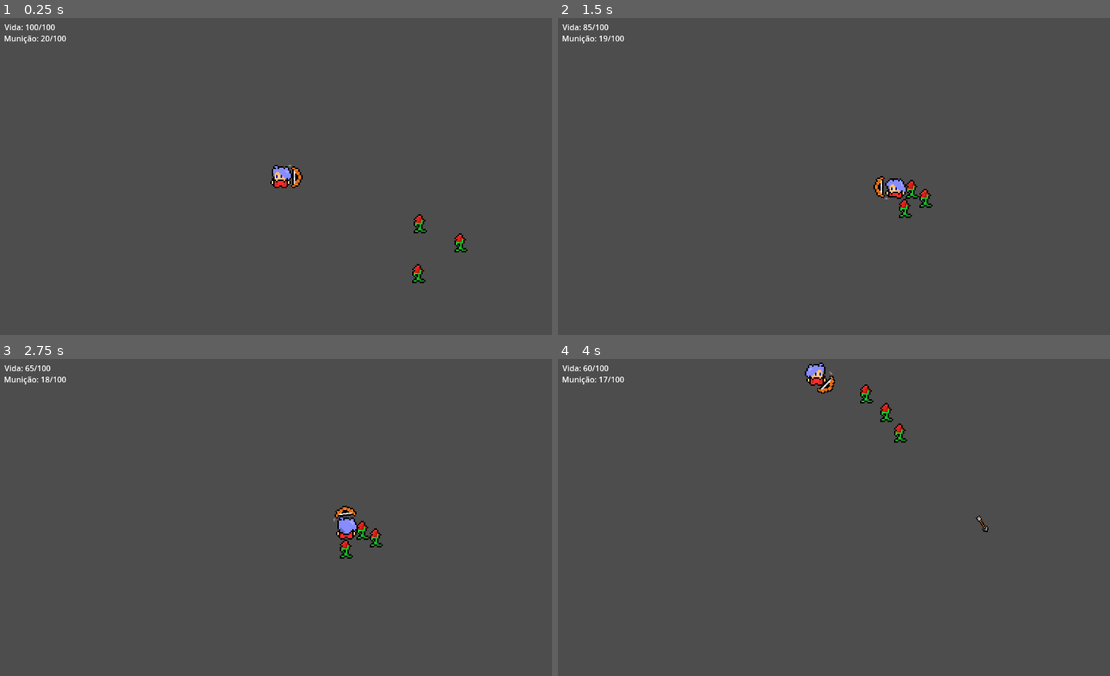
Above: before the commit, frames 1-4 (two rows, left to right).
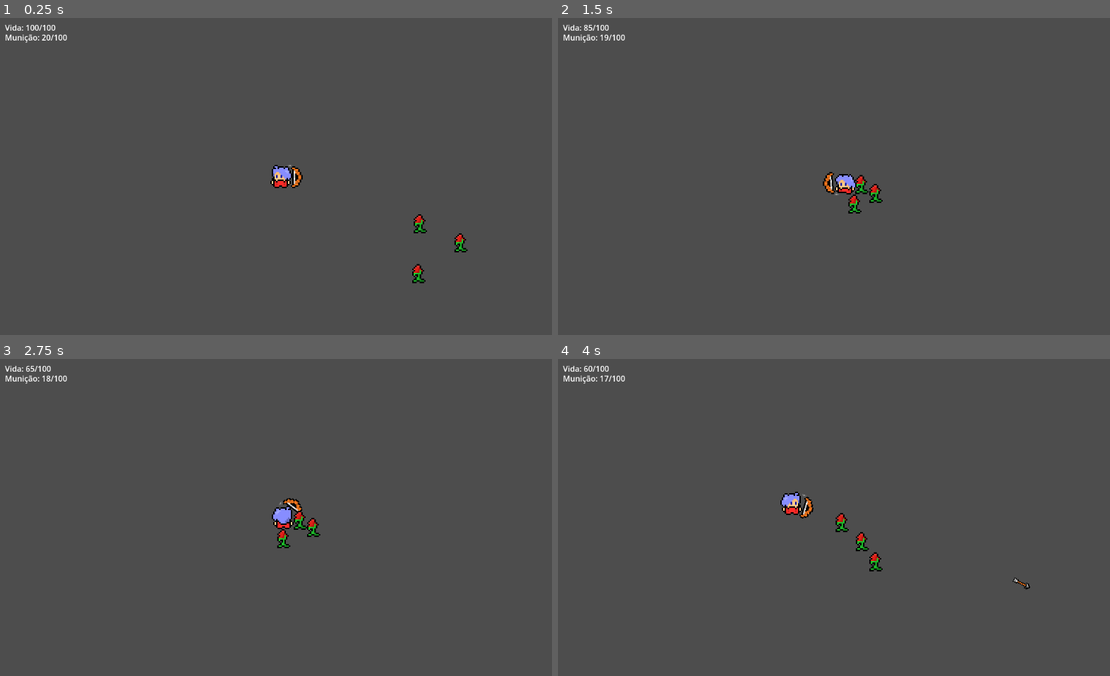
Above: after the commit, the same moments.

Repository: MalcolnLMR/the-legend-of-mari
Game: Godot game, scene res://main.tscn
Two runs of this game, one before a commit and one after it. Both use one fixed random seed, a clock stepped at 60 frames per second and the inputs below.
Inputs (mouse positions are in pixels of both pictures, inside the frame that each line leads up to):
- Up to frame 1 (0.25 s): no input
- Up to frame 2 (1.5 s): move the mouse to (960, 160) at 0.52 s; hold Right (move_right) 0.53-1.28 s; click (960, 160) at 0.6 s; move the mouse to (723, 192) at 1.27 s; hold S (move_down) from 1.28 s (still down); tap Shift (sprint) at 1.35 s
- Up to frame 3 (2.75 s): move the mouse to (336, 447) at 2.02 s; release S (move_down) at 2.03 s; hold Right (move_right) from 2.03 s (still down); click (336, 447) at 2.1 s
- Up to frame 4 (4 s): move the mouse to (811, 580) at 2.77 s; release Right (move_right) at 2.78 s; hold W (move_up) 2.78-3.53 s; tap Shift (sprint) at 2.85 s; move the mouse to (1005, 565) at 3.52 s; hold Left (move_left) from 3.53 s (still down); click (1005, 565) at 3.6 s

The runs differ from the first frame. In frame 1, 0.3% of the frame differs, in the area x 0-13%, y 2-9%; in frame 2, 1.4%; in frame 3, 1.5%; in frame 4, 1.6%, in the area x 0-86%, y 1-73%.

Commit message:
update GUI and create camera follows player

Diff:
--- /dev/null
+++ b/camera_2d.gd
@@ -0,0 +1,19 @@
+extends Camera2D
+
+@export var lerp_speed = 3.0
+@export var target: Node2D
+@export var _offset = Vector2.ZERO
+var gui
+
+func _ready() -> void:
+	target = get_tree().get_first_node_in_group("player")
+	gui = get_tree().get_first_node_in_group("gui")
+
+func _physics_process(delta):
+	if !target:
+		return
+
+	var target_xform = target.global_transform.translated_local(_offset)
+	global_transform = global_transform.interpolate_with(target_xform, lerp_speed * delta)
+
+	look_at(target.global_position)
--- a/gui.gd
+++ b/gui.gd
@@ -2,6 +2,7 @@
 
 @onready var health_label := $Health
 @onready var ammo_label := $Ammo
+@onready var camera
 
 func update_label():
 	health_label.text = "Vida: " +\
@@ -12,5 +13,11 @@
 	 str(PlayerVariables.ammo) +\
 	 "/" + str(PlayerVariables.max_ammo)
 
+func _ready() -> void:
+	camera = get_tree().get_first_node_in_group("camera")
+
 func _process(delta: float) -> void:
 	update_label()
+
+#func _physics_process(delta: float) -> void:
+	#position = camera.position
--- a/main.tscn
+++ b/main.tscn
@@ -1,7 +1,8 @@
-[gd_scene load_steps=3 format=3 uid="uid://cdfwcqt1476bx"]
+[gd_scene load_steps=4 format=3 uid="uid://cdfwcqt1476bx"]
 
 [ext_resource type="PackedScene" uid="uid://captb3qwmt6dl" path="res://Levels/level_01.tscn" id="1_0xm2m"]
 [ext_resource type="Script" uid="uid://dwbpndtvh8f87" path="res://gui.gd" id="1_ig7tw"]
+[ext_resource type="Script" uid="uid://blcvuvwd76vcb" path="res://camera_2d.gd" id="3_h2yge"]
 
 [node name="Main" type="Node"]
 
@@ -9,27 +10,35 @@
 
 [node name="level_01" parent="World" instance=ExtResource("1_0xm2m")]
 
-[node name="GUI" type="Control" parent="."]
+[node name="Camera2D" type="Camera2D" parent="." groups=["camera"]]
+script = ExtResource("3_h2yge")
+
+[node name="CanvasLayer" type="CanvasLayer" parent="." groups=["gui"]]
+
+[node name="GUI" type="Control" parent="CanvasLayer"]
 layout_mode = 3
-anchors_preset = 0
-offset_right = 40.0
-offset_bottom = 40.0
+anchors_preset = 3
+anchor_left = 1.0
+anchor_top = 1.0
+anchor_right = 1.0
+anchor_bottom = 1.0
+grow_horizontal = 0
+grow_vertical = 0
+size_flags_horizontal = 0
 script = ExtResource("1_ig7tw")
 
-[node name="Health" type="Label" parent="GUI"]
+[node name="Health" type="Label" parent="CanvasLayer/GUI"]
 layout_mode = 0
-offset_left = -564.0
-offset_top = -317.0
-offset_right = -521.0
-offset_bottom = -292.0
+offset_left = -1139.0
+offset_top = -640.0
+offset_right = -1096.0
+offset_bottom = -617.0
 text = "Vida: "
 
-[node name="Ammo" type="Label" parent="GUI"]
+[node name="Ammo" type="Label" parent="CanvasLayer/GUI"]
 layout_mode = 0
-offset_left = -565.0
-offset_top = -294.0
-offset_right = -494.0
-offset_bottom = -271.0
+offset_left = -1139.0
+offset_top = -620.0
+offset_right = -1068.0
+offset_bottom = -597.0
 text = "Munição:"
-
-[node name="Camera2D" type="Camera2D" parent="."]
--- a/project.godot
+++ b/project.godot
@@ -24,6 +24,8 @@
 player=""
 bullet=""
 enemy=""
+camera=""
+gui=""
 
 [input]
 
Not shown, added: camera_2d.gd.uid
Not shown, changed: docs/todo.md
